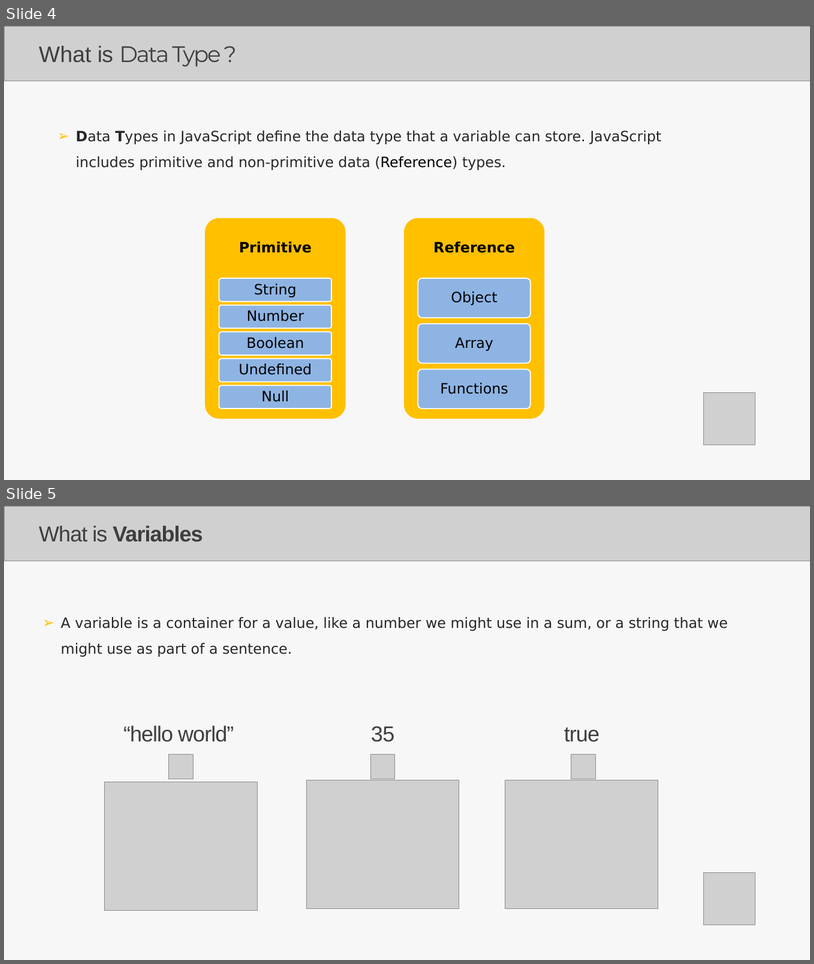
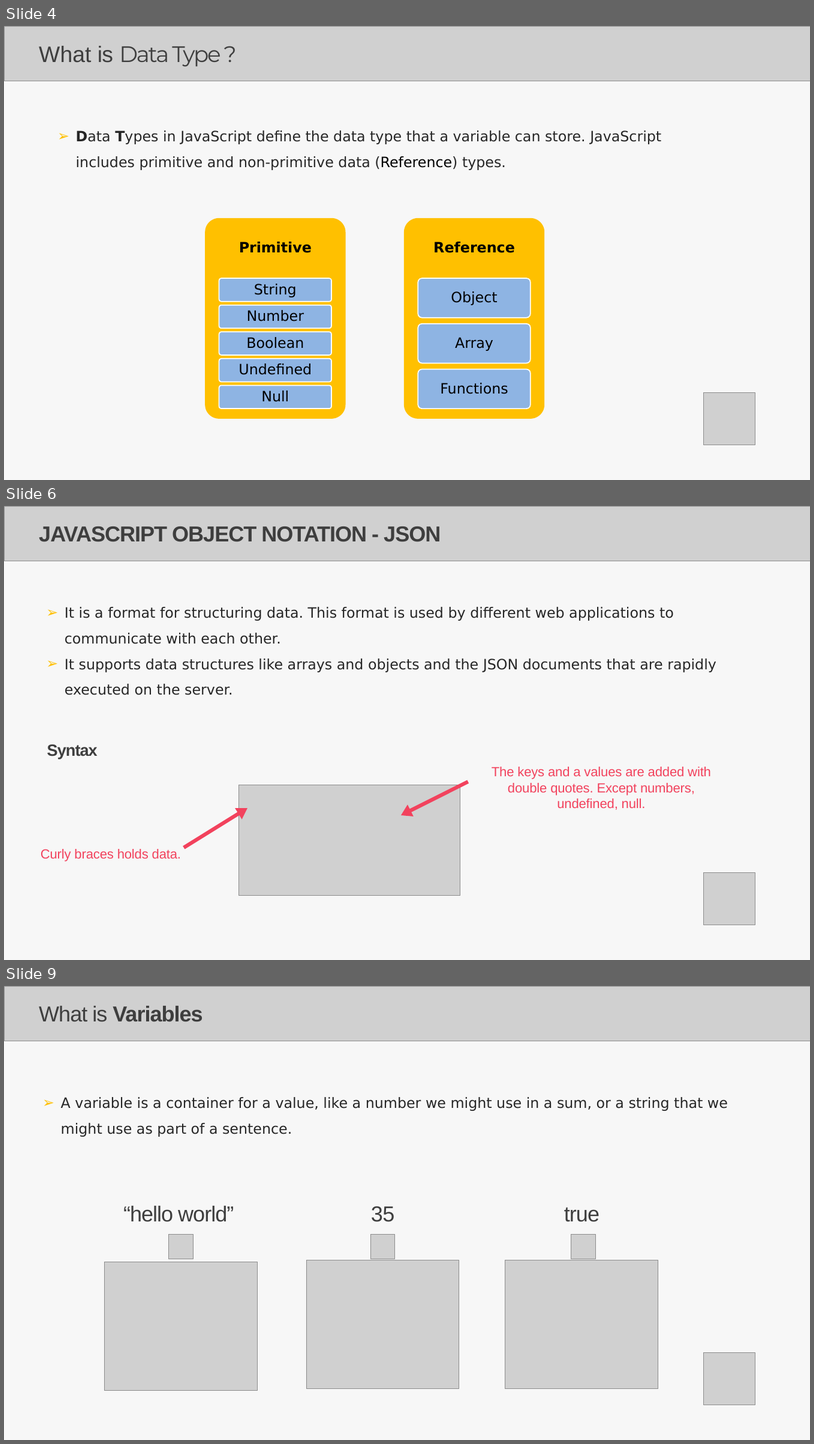
Before and after one commit to Aravindanchellam/UI-UX-Resources, a slide deck: Lecture_JS_TS.pptx. Shown one above the other, each under a label of ours: slides 4 and 5 before the commit, slides 4, 6 and 9 after it; the slides between them are not shown. The pictures are 814x964 and 814x1444 pixels, drawn with LibreOffice and Linux fonts; fonts in the diff are those of the drawing; grey boxes stand for pictures. Boxes give left, top, right and bottom in pixels: in the first picture for what was removed or moved away, otherwise in the second. Text is boxed around its words. In the diff, an @@ line names an element or a change of style, - is before the commit and + after.

```diff
--- a/Lecture_JS_TS.pptx
+++ b/Lecture_JS_TS.pptx
@@ slide 6 added at <box>4,506,810,960</box>, background #FFFFFF; not listed: 1 template element that a slide beside it also shows @@
@@ picture added at <box>4,506,810,561</box> @@
@@ text added at <box>39,526,441,542</box>, 42.5 pt, text #3E3E3E, bold @@
+JAVASCRIPT OBJECT NOTATION - JSON
@@ text added at <box>65,607,717,695</box>, 28 pt, text #262626 @@
+➢ It is a format for structuring data. This format is used by different web applications to communicate with each other.
+➢ It supports data structures like arrays and objects and the JSON documents that are rapidly executed on the server.
@@ text added at <box>47,744,98,759</box>, 32 pt, text #3E3E3E, bold @@
+Syntax
@@ right arrow added at <box>398,775,471,821</box>, fill #F2425D @@
@@ text added at <box>492,766,711,810</box>, 26 pt, text #F2425D @@
+The keys and a values are added with double quotes. Except numbers, undefined, null.
@@ picture added at <box>239,785,460,895</box> @@
@@ right arrow added at <box>180,802,251,853</box>, fill #F2425D @@
@@ text added at <box>41,849,181,861</box>, 26 pt, text #F2425D @@
+Curly braces holds data.
@@ picture added at <box>704,873,756,924</box> @@
@@ what was slide 5 is now slide 9 @@
```
Also in this commit, not shown: 5 slides changed, 16 other slides added, 1 slide removed, 1 other file.
